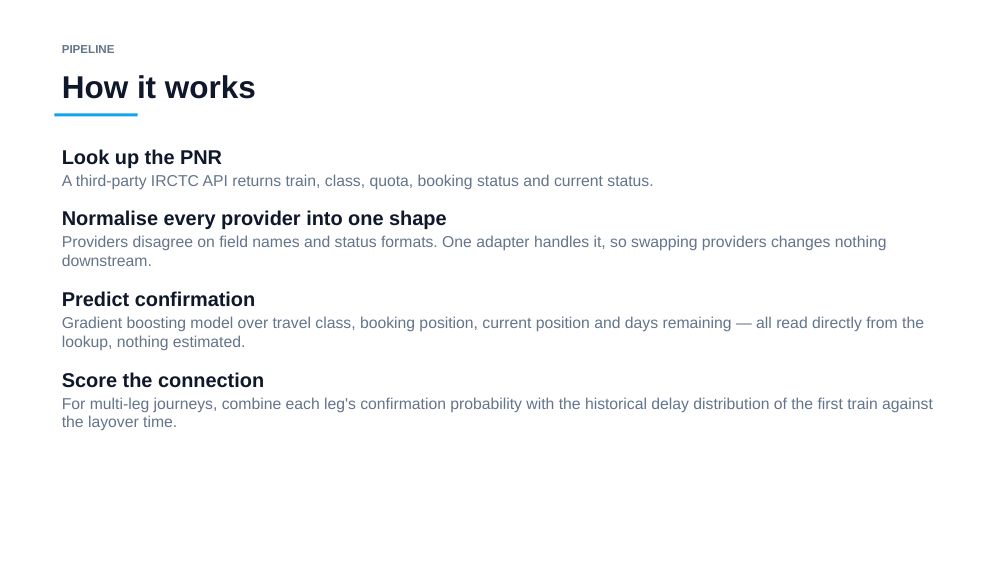
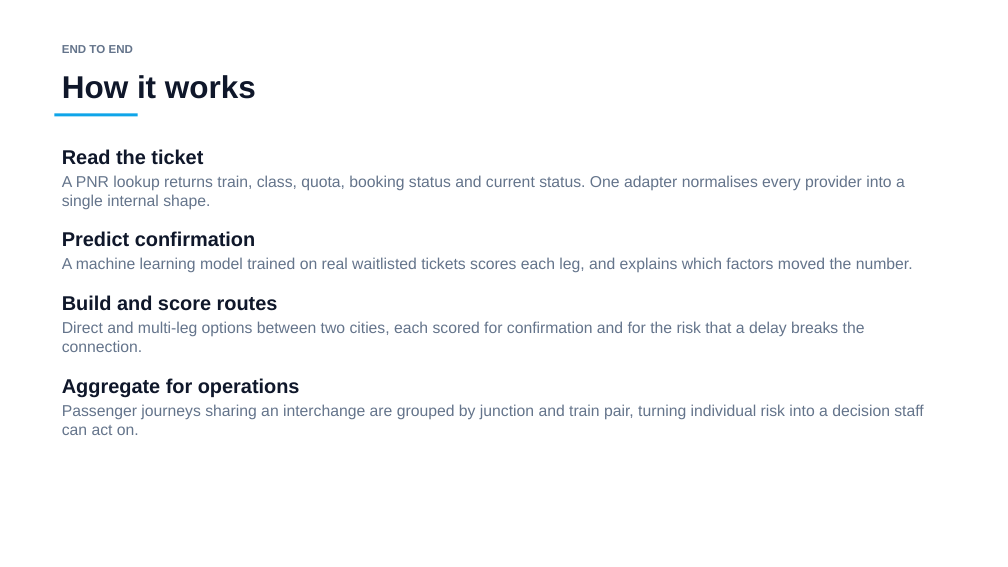
Before and after one commit to mohammadamir0762-arch/irctc, a slide deck: slide 6 of PS91_Presentation.pptx (slide 4 before the commit). Drawn at 1008x567 pixels with LibreOffice and Linux fonts; fonts in the diff are those of the drawing. Boxes give left, top, right and bottom in pixels: in the first picture for what was removed or moved away, otherwise in the second. Text is boxed around its words. In the diff, an @@ line names an element or a change of style, - is before the commit and + after.

```diff
--- a/PS91_Presentation.pptx
+++ b/PS91_Presentation.pptx
@@ text at [62,45,133,53]: text changed @@
-PIPELINE
+END TO END
@@ text at [62,149,905,210]: text changed @@
-Look up the PNR
-A third-party IRCTC API returns train, class, quota, booking status and current status.
-Normalise every provider into one shape
-Providers disagree on field names and status formats. One adapter handles it, so swapping providers changes nothing downstream.
+Read the ticket
+A PNR lookup returns train, class, quota, booking status and current status. One adapter normalises every provider into a single internal shape.
@@ text at [62,231,256,247]: more space between paragraphs @@
@@ text at [62,257,923,435]: text changed @@
-Gradient boosting model over travel class, booking position, current position and days remaining — all read directly from the lookup, nothing estimated.
-Score the connection
-For multi-leg journeys, combine each leg's confirmation probability with the historical delay distribution of the first train against the layover time.
+A machine learning model trained on real waitlisted tickets scores each leg, and explains which factors moved the number.
+Build and score routes
+Direct and multi-leg options between two cities, each scored for confirmation and for the risk that a delay breaks the connection.
+Aggregate for operations
+Passenger journeys sharing an interchange are grouped by junction and train pair, turning individual risk into a decision staff can act on.
```
Also in this commit, not shown: 3 other slides changed, 5 slides added, 11 slides removed, 1 other file.
